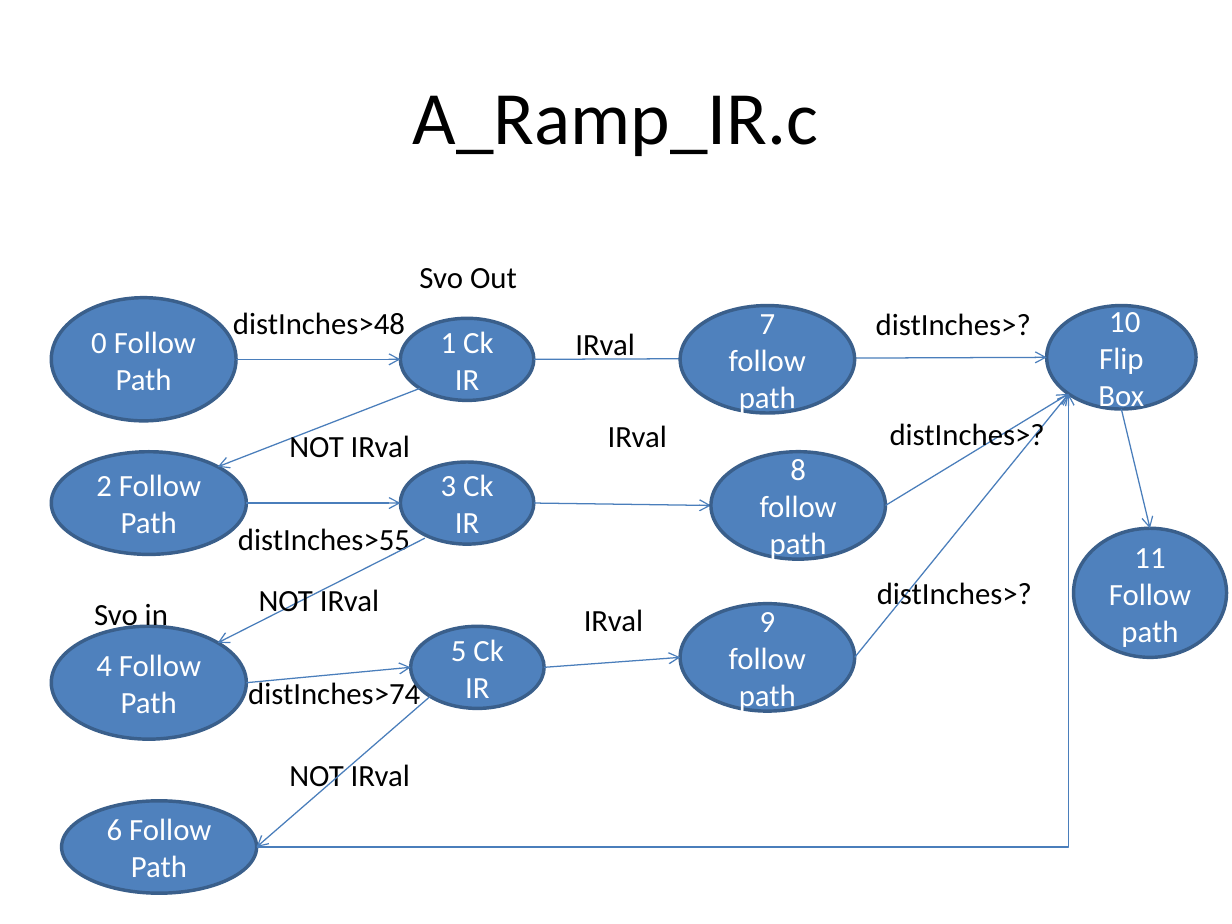
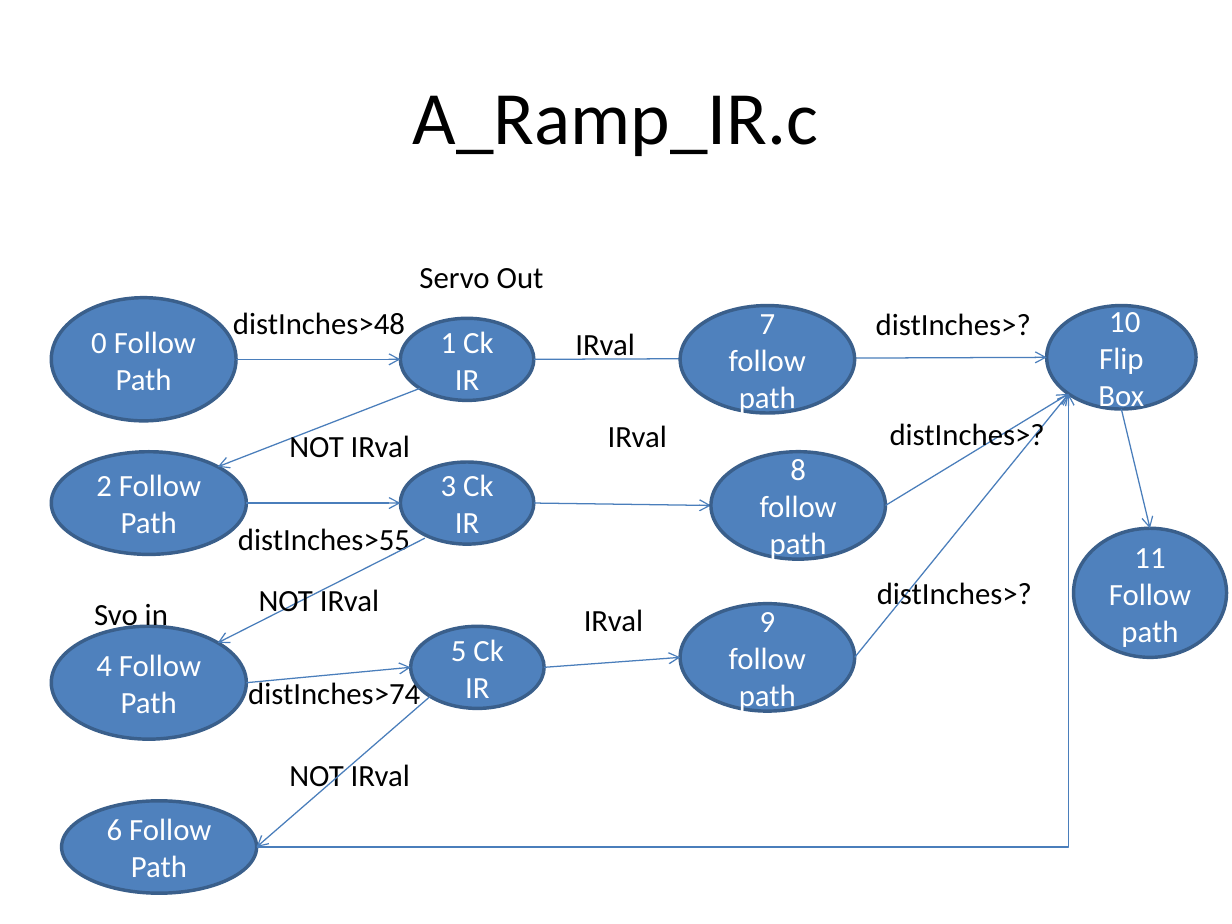
Before and after one commit to dlacres/FTCTeam6189, a slide deck: slide 2 of regional test code/StateMachines.pptx (slide 1 before the commit). Drawn at 1232x924 pixels with LibreOffice and Linux fonts; fonts in the diff are those of the drawing. Boxes give left, top, right and bottom in pixels: in the first picture for what was removed or moved away, otherwise in the second. Text is boxed around its words. In the diff, an @@ line names an element or a change of style, - is before the commit and + after.

```diff
--- a/regional test code/StateMachines.pptx
+++ b/regional test code/StateMachines.pptx
@@ text at box(419, 268, 544, 289): text changed @@
-Svo Out
+Servo Out
```
Also in this commit, not shown: 2 other files.
